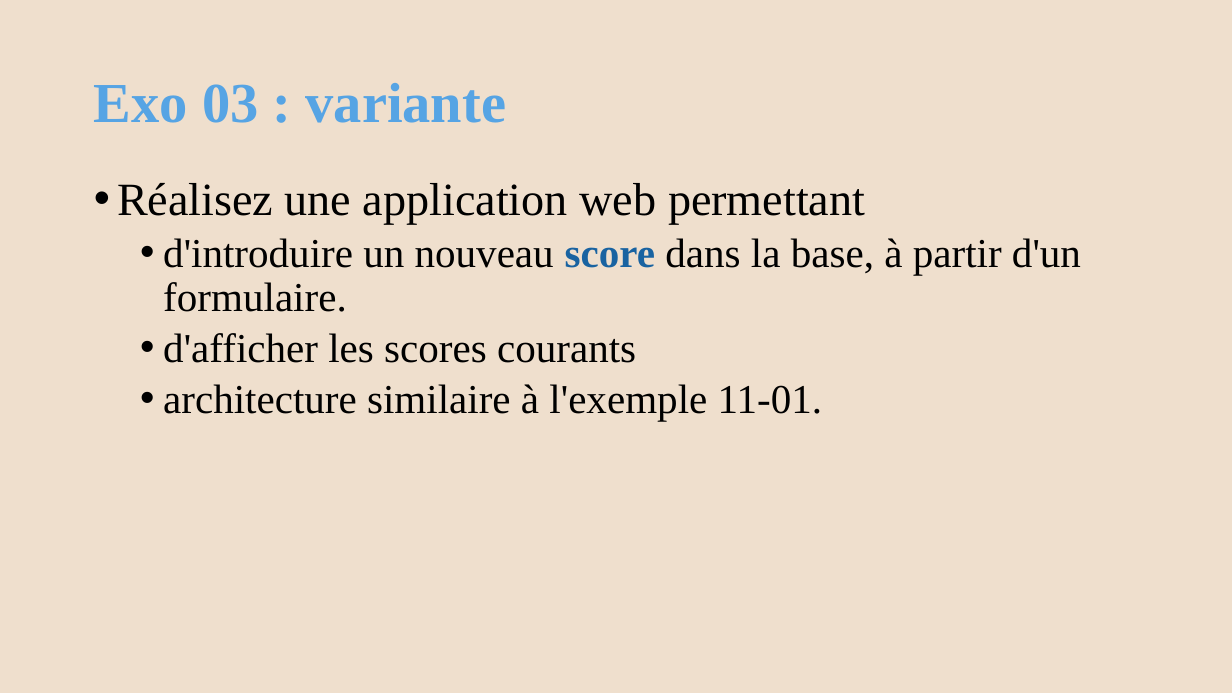
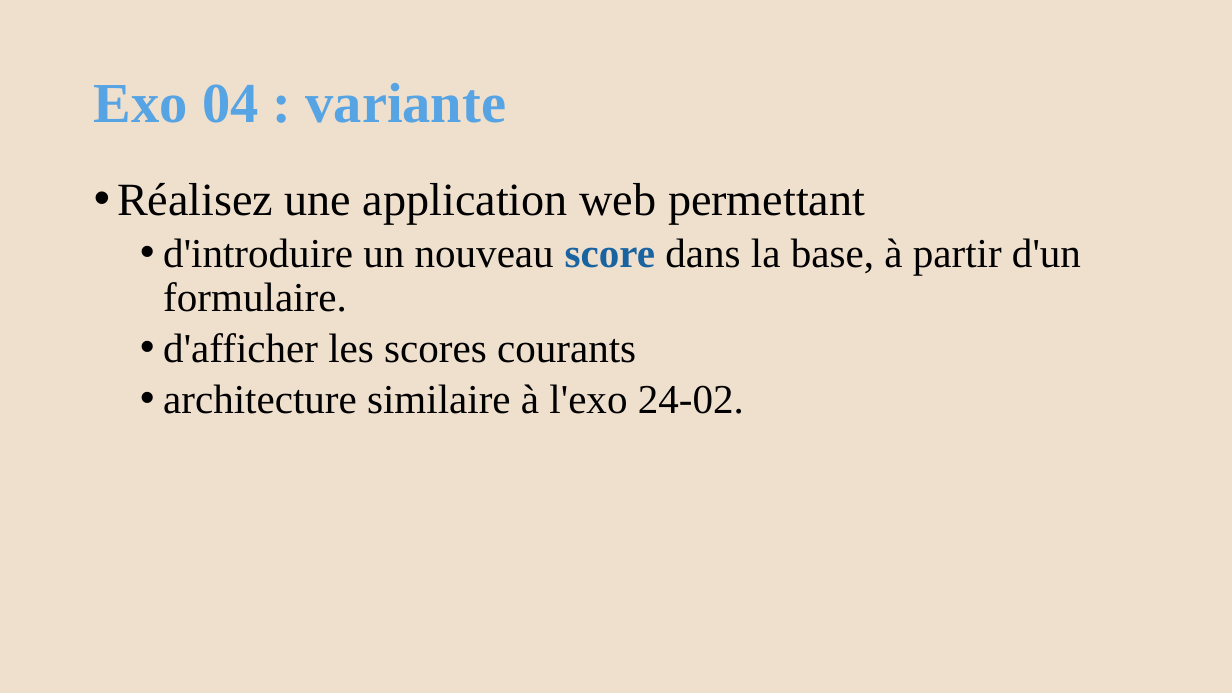
Before and after one commit to AlainWafflard/4IPW3, a slide deck: slide 56 of syllabus/24_intégration_SQL/syllabus_24_sql.pptx (slide 50 before the commit). Drawn at 1232x693 pixels with LibreOffice and Linux fonts; fonts in the diff are those of the drawing; background and template pictures are left out. Boxes give left, top, right and bottom in pixels: in the first picture for what was removed or moved away, otherwise in the second. Text is boxed around its words. In the diff, an @@ line names an element or a change of style, - is before the commit and + after.

```diff
--- a/syllabus/24_intégration_SQL/syllabus_24_sql.pptx
+++ b/syllabus/24_intégration_SQL/syllabus_24_sql.pptx
@@ title at box(94, 83, 507, 123): text changed @@
-Exo 03 : variante
+Exo 04 : variante
@@ text at box(163, 384, 744, 414): text changed @@
-  • architecture similaire à l'exemple 11-01.
+  • architecture similaire à l'exo 24-02.
```
Also in this commit, not shown: 38 other slides changed, 6 slides added, 14 other files.
